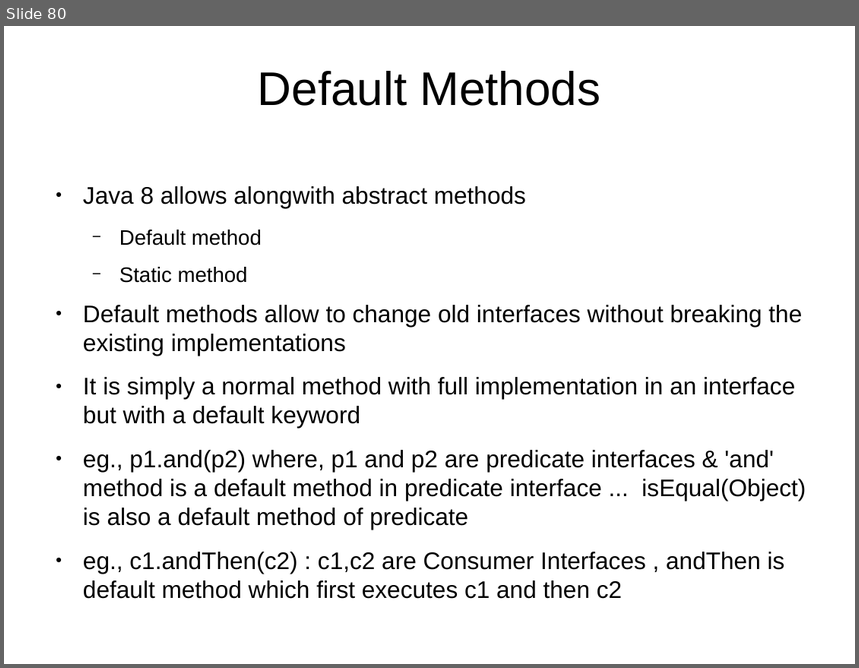
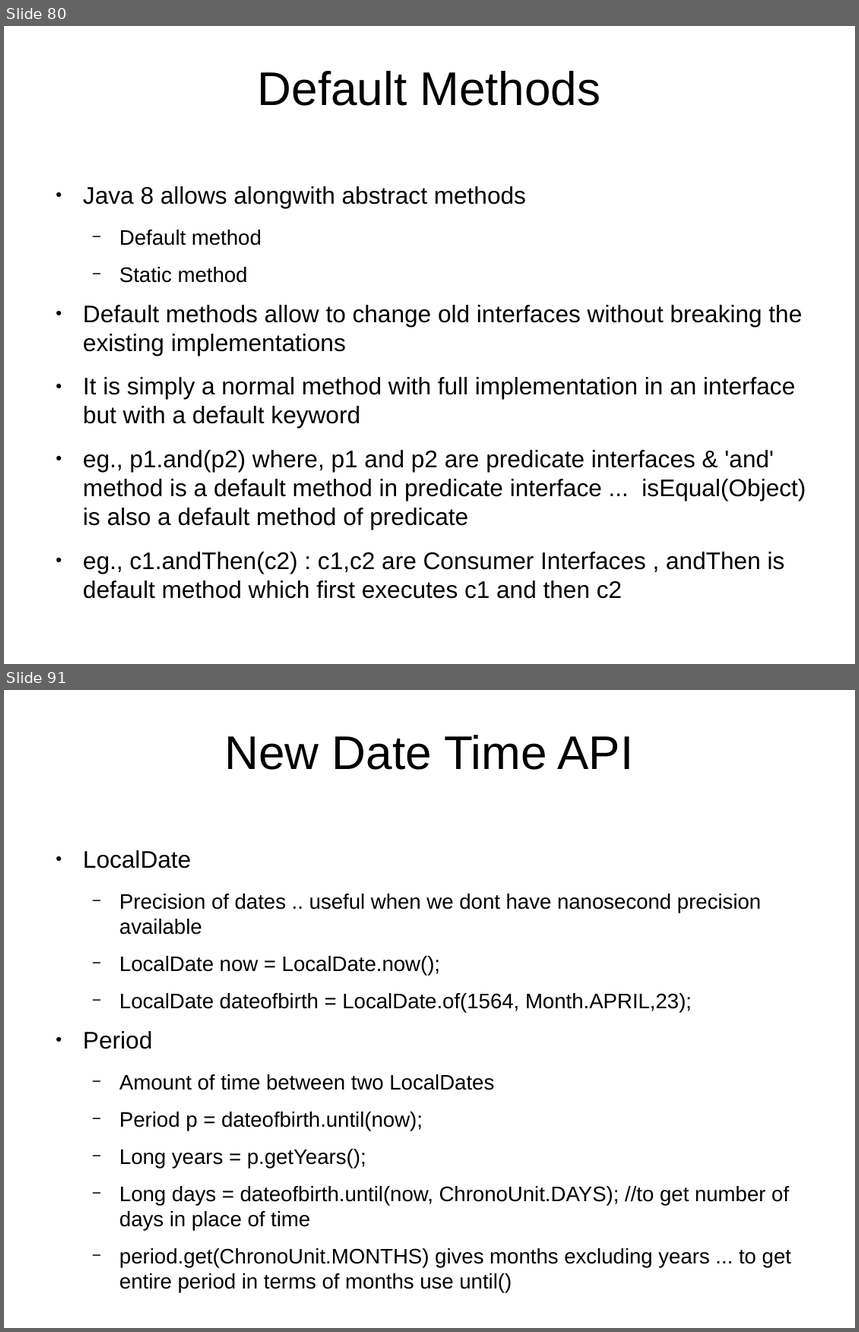
Before and after one commit to shikha-desai/Internship_PreWork, a slide deck: Java/Java_Notes.odp. Shown one above the other, each under a label of ours: slide 80 before the commit, slides 80 and 91 after it; the slides between them are not shown. The pictures are 859x668 and 859x1332 pixels, drawn with LibreOffice and Linux fonts; fonts in the diff are those of the drawing; background and template pictures are left out. Boxes give left, top, right and bottom in pixels: in the first picture for what was removed or moved away, otherwise in the second. Text is boxed around its words. In the diff, an @@ line names an element or a change of style, - is before the commit and + after.

```diff
--- a/Java/Java_Notes.odp
+++ b/Java/Java_Notes.odp
@@ slide 91 added at (x1=4, y1=690, x2=855, y2=1328), background picture (left out) @@
@@ title added at (x1=225, y1=735, x2=634, y2=770), 44 pt, text #000000 @@
+New Date Time API
@@ text added at (x1=83, y1=850, x2=791, y2=1293), 19.5 pt, text #000000 @@
+● LocalDate
+  − Precision of dates .. useful when we dont have nanosecond precision available
+  − LocalDate now = LocalDate.now();
+  − LocalDate dateofbirth = LocalDate.of(1564, Month.APRIL,23);
+● Period
+  − Amount of time between two LocalDates
+  − Period p = dateofbirth.until(now);
+  − Long years = p.getYears();
+  − Long days = dateofbirth.until(now, ChronoUnit.DAYS); //to get number of days in place of time
+  − period.get(ChronoUnit.MONTHS) gives months excluding years ... to get entire period in terms of months use until()
```
Also in this commit, not shown: 3 slides changed, 13 other slides added, 1 other file.
